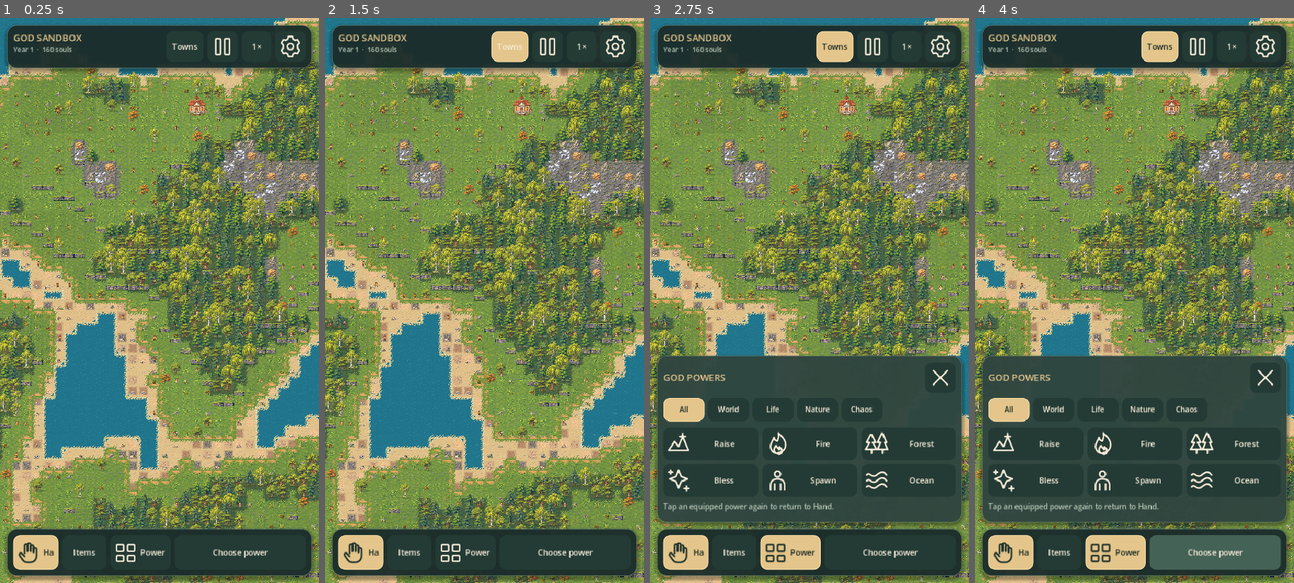
Above: before the commit, frames 1-4 (left to right).
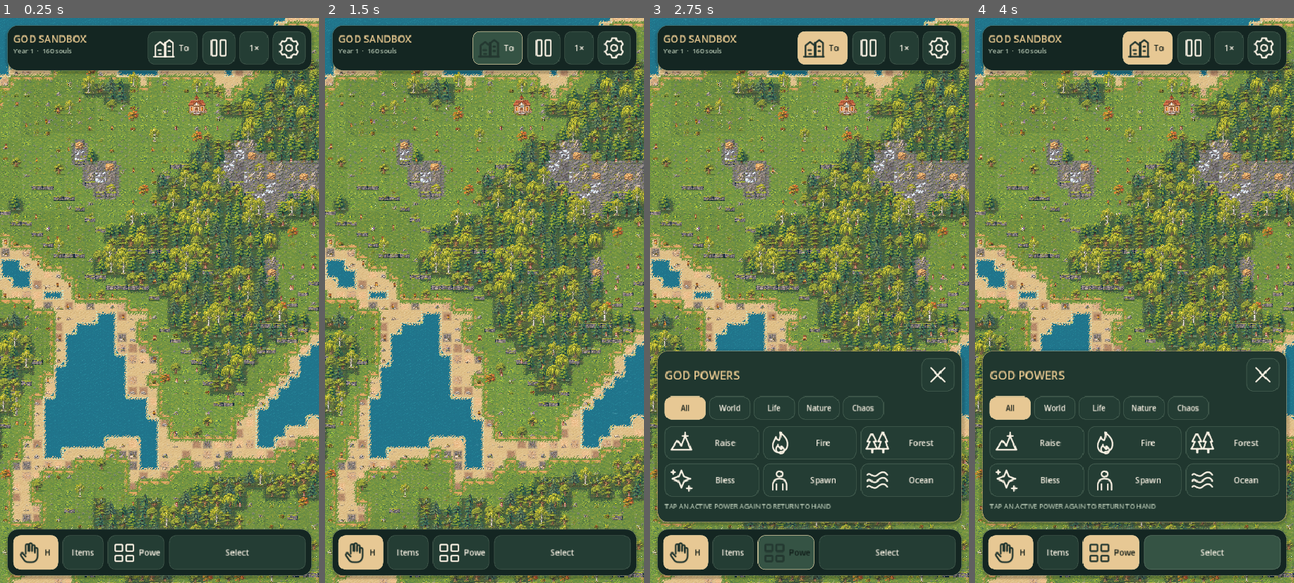
Above: after the commit, the same moments.

Repository: sebbbbrrrr/God-sandbox
Game: Godot game, scene res://scenes/world.tscn
Same seed, same stepped clock (60 frames per second), same inputs: the game is played once before the commit and once after it.
Inputs (mouse positions are in pixels of both pictures, inside the frame that each line leads up to):
- Up to frame 1 (0.25 s): no input
- Up to frame 2 (1.5 s): click "Towns" at 0.5 s; click "Items" at 1.25 s
- Up to frame 3 (2.75 s): click "Powers" at 2 s
- Up to frame 4 (4 s): click (1214, 554) at 2.75 s, where only the run before the commit has a clickable "Choose power"; click (1211, 554) at 3.5 s, where only the run after the commit has a clickable "Select"

The runs differ from the first frame. In frame 1, 2.2% of the frame differs, in the area x 1-99%, y 1-100%; in frame 2, 3.0%; in frame 3, 7.2%; in frame 4, 6.6%.

Commit message:
feat(ui): unify HUD, palette, settings and inspectors with premium materials and tap feedback

Diff:
--- a/scripts/sandbox_ui.gd
+++ b/scripts/sandbox_ui.gd
@@ -1,5 +1,7 @@
 extends CanvasLayer
 class_name GodSandboxHUD
+
+const Motion = preload("res://scripts/ui/premium_motion.gd")
 
 ## Responsive, canvas-space Android HUD. World input is owned by game.gd;
 ## interactive Controls consume their own taps and expose their visible bounds.
@@ -10,14 +12,15 @@
 signal save_pressed
 signal items_pressed
 signal civilisation_pressed
-
-const INK := Color("#172825")
-const SURFACE := Color("#1b2d2b")
-const SURFACE_RAISED := Color("#304640")
-const BORDER := Color("#647e68")
-const GOLD := Color("#e4c58b")
-const IVORY := Color("#f5ecda")
-const MUTED := Color("#b6c7b6")
+signal motion_preference_changed(reduced: bool)
+
+const INK := Color("#101c18")
+const SURFACE := Color("#162a24")
+const SURFACE_RAISED := Color("#2a4438")
+const BORDER := Color("#7b957d")
+const GOLD := Color("#ebcb91")
+const IVORY := Color("#f8f1e3")
+const MUTED := Color("#aebfac")
 const POWER_NAMES := ["Raise", "Fire", "Forest", "Bless", "Spawn", "Ocean"]
 const POWER_ICONS := ["raise", "fire", "forest", "bless", "spawn", "ocean"]
 const CATEGORIES := ["All", "World", "Life", "Nature", "Chaos"]
@@ -31,6 +34,7 @@
     "bless": "<path d='m12 2 2.6 6.5L21 11l-6.4 2.5L12 20l-2.5-6.5L3 11l6.5-2.5L12 2Z'/><path d='M20 18v5m-2.5-2.5h5M4 2v4M2 4h4'/>",
     "spawn": "<circle cx='12' cy='6' r='3'/><path d='M5 22v-5c0-4 2.8-6 7-6s7 2 7 6v5M9 16v6m6-6v6'/>",
     "ocean": "<path d='M2 7c3-4 5 4 10 0s7-4 10 0M2 13c3-4 5 4 10 0s7-4 10 0M2 19c3-4 5 4 10 0s7-4 10 0'/>",
+    "village": "<path d='M3 21V10l5-4 5 4v11M13 21V7l4-3 4 3v14M2 21h20M6 14h3m7-3h2m-2 4h2M7 18h2'/>",
     "tools": "<rect x='3' y='4' width='7' height='7' rx='1'/><rect x='14' y='4' width='7' height='7' rx='1'/><rect x='3' y='15' width='7' height='6' rx='1'/><rect x='14' y='15' width='7' height='6' rx='1'/>",
     "pause": "<rect x='5' y='4' width='5' height='16' rx='1'/><rect x='14' y='4' width='5' height='16' rx='1'/>",
     "play": "<path d='m7 4 13 8-13 8V4Z'/>",
@@ -46,6 +50,8 @@
 var current_speed := 1
 var palette_open := false
 var reduced_motion := false
+var haptics_enabled := true
+var last_haptic_at := -100
 var panel_tween: Tween
 var inspector_tween: Tween
 var icon_cache := {}
@@ -85,35 +91,19 @@
     _layout()
 
 func _panel_style(raised: bool = false) -> StyleBoxFlat:
-    var s := StyleBoxFlat.new()
-    var tint := SURFACE_RAISED if raised else SURFACE
-    tint.a = 0.96 if raised else 0.94
-    s.bg_color = tint
-    s.border_color = Color("#607c6c", 0.68)
-    s.set_border_width_all(1)
-    s.set_corner_radius_all(15)
-    s.set_content_margin_all(10)
-    s.shadow_color = Color(0.0, 0.0, 0.0, 0.28)
-    s.shadow_size = 5
-    s.shadow_offset = Vector2(0, 3)
-    return s
+    return Motion.surface(raised, 17, raised)
+
 
 func _button_style(selected: bool, hovered: bool = false) -> StyleBoxFlat:
-    var s := StyleBoxFlat.new()
-    s.bg_color = GOLD if selected else (Color("#456256") if hovered else Color("#243b35"))
-    s.set_corner_radius_all(10)
-    s.set_content_margin_all(5)
-    if selected:
-        s.border_color = Color("#ffe4ac")
-        s.set_border_width_all(1)
-    return s
+    return Motion.action(selected, hovered)
+
 
 func _icon(name: String, dark: bool = false) -> Texture2D:
     var key := name + (":dark" if dark else ":light")
     if icon_cache.has(key):
         return icon_cache[key]
     var path: String = ICON_PATHS.get(name, ICON_PATHS["tools"])
-    var stroke := "#233730" if dark else "#f5ecda"
+    var stroke := "#233730" if dark else "#f8f1e3"
     var svg := "<svg xmlns='http://www.w3.org/2000/svg' width='24' height='24' viewBox='0 0 24 24' fill='none' stroke='" + stroke + "' stroke-width='1.8' stroke-linecap='round' stroke-linejoin='round'>" + path + "</svg>"
     var img := Image.new()
     if img.load_svg_from_buffer(svg.to_utf8_buffer(), 1.5) != OK:
@@ -146,11 +136,12 @@
     b.add_theme_stylebox_override("normal", _button_style(false))
     b.add_theme_stylebox_override("hover", _button_style(false, true))
     b.add_theme_stylebox_override("pressed", _button_style(true))
-    b.add_theme_stylebox_override("focus", StyleBoxEmpty.new())
+    b.add_theme_stylebox_override("focus", Motion.action(false, true))
     b.icon_alignment = HORIZONTAL_ALIGNMENT_LEFT
     if icon_name != "":
         b.set_meta("hud_icon", icon_name)
         b.icon = _icon(icon_name)
+    Motion.attach(b, func() -> bool: return not reduced_motion)
     return b
 
 func _set_selected(button: Button, selected: bool) -> void:
@@ -162,12 +153,30 @@
         button.icon = _icon(str(button.get_meta("hud_icon")), selected)
 
 func _animate_press(button: Button) -> void:
+    if haptics_enabled and OS.has_feature("mobile"):
+        var now := Time.get_ticks_msec()
+        if now - last_haptic_at > 75:
+            last_haptic_at = now
+            Input.vibrate_handheld(9)
     if reduced_motion:
         return
-    button.pivot_offset = button.size * 0.5
-    var t := create_tween()
-    t.tween_property(button, "scale", Vector2(0.94, 0.94), 0.07)
-    t.tween_property(button, "scale", Vector2.ONE, 0.15).set_trans(Tween.TRANS_BACK).set_ease(Tween.EASE_OUT)
+    var tween := button.create_tween()
+    button.modulate = Color("#fff3dc")
+    tween.tween_property(button, "modulate", Color.WHITE, 0.18).set_trans(Tween.TRANS_SINE)
+
+
+func _settings_section(column: VBoxContainer, title: String, description: String) -> void:
+    var panel := PanelContainer.new()
+    panel.add_theme_stylebox_override("panel", Motion.tile(11))
+    column.add_child(panel)
+    var stack := VBoxContainer.new()
+    stack.add_theme_constant_override("separation", 4)
+    panel.add_child(stack)
+    stack.add_child(_label(title, 13, GOLD))
+    var details := _label(description, 11, MUTED)
+    details.autowrap_mode = TextServer.AUTOWRAP_WORD_SMART
+    stack.add_child(details)
+
 
 func _make_interface() -> void:
     root = Control.new()
@@ -187,11 +196,11 @@
     status.size_flags_horizontal = Control.SIZE_EXPAND_FILL
     status.add_theme_constant_override("separation", 0)
     top_row.add_child(status)
-    status_line = _label("GOD SANDBOX", 14, GOLD)
+    status_line = _label("GOD SANDBOX", 15, GOLD)
     caption_line = _label("Year 1  ·  0 souls", 10, MUTED)
     status.add_child(status_line)
     status.add_child(caption_line)
-    civilisation_button = _button("Towns", "", 56)
+    civilisation_button = _button("Towns", "village", 76)
     pause_button = _button("", "pause", 42)
     speed_button = _button("1×", "", 44)
     var settings_button := _button("", "settings", 42)
@@ -224,9 +233,9 @@
     dock_row.add_theme_constant_override("separation", 6)
     dock_panel.add_child(dock_row)
     hand_button = _button("Hand", "hand", 68)
-    items_button = _button("Items", "", 66)
-    palette_button = _button("Powers", "tools", 91)
-    active_button = _button("Choose power", "", 45)
+    items_button = _button("Items", "", 62)
+    palette_button = _button("Powers", "tools", 86)
+    active_button = _button("Select", "", 45)
     active_button.size_flags_horizontal = Control.SIZE_EXPAND_FILL
     dock_brush_button = _button("M", "", 43)
     for b in [hand_button, items_button, palette_button, active_button, dock_brush_button]:
@@ -271,7 +280,7 @@
     var heading := HBoxContainer.new()
     heading.add_theme_constant_override("separation", 8)
     palette_vbox.add_child(heading)
-    var palette_title := _label("GOD POWERS", 14, GOLD)
+    var palette_title := _label("GOD POWERS", 17, GOLD)
     palette_title.size_flags_horizontal = Control.SIZE_EXPAND_FILL
     heading.add_child(palette_title)
     var close_palette := _button("", "close", 34)
@@ -328,7 +337,7 @@
             _choose_brush(index)
         )
 
-    var hint := _label("Tap an equipped power again to return to Hand.", 11, MUTED)
+    var hint := _label("TAP AN ACTIVE POWER AGAIN TO RETURN TO HAND", 10, MUTED)
     palette_vbox.add_child(hint)
     palette_panel.visible = false
 
@@ -342,7 +351,7 @@
     inspector_panel.add_child(inspect_col)
     var inspect_header := HBoxContainer.new()
     inspect_col.add_child(inspect_header)
-    inspector_title = _label("INSPECT", 15, GOLD)
+    inspector_title = _label("INSPECT", 16, GOLD)
     inspector_title.size_flags_horizontal = Control.SIZE_EXPAND_FILL
     inspect_header.add_child(inspector_title)
     var close_inspector := _button("", "close", 34)
@@ -361,7 +370,7 @@
 
     modal_dim = ColorRect.new()
     modal_dim.name = "ModalDim"
-    modal_dim.color = Color(0, 0, 0, 0.44)
+    modal_dim.color = Color(0.007, 0.016, 0.012, 0.68)
     modal_dim.mouse_filter = Control.MOUSE_FILTER_STOP
     modal_dim.visible = false
     root.add_child(modal_dim)
@@ -375,7 +384,7 @@
     settings_panel.add_child(settings_col)
     var settings_head := HBoxContainer.new()
     settings_col.add_child(settings_head)
-    var settings_title := _label("SETTINGS", 17, GOLD)
+    var settings_title := _label("WORLD SETTINGS", 18, GOLD)
     settings_title.size_flags_horizontal = Control.SIZE_EXPAND_FILL
     settings_head.add_child(settings_title)
     var settings_close := _button("", "close", 38)
@@ -385,7 +394,8 @@
         _animate_press(settings_close)
         _show_settings(false)
     )
-    settings_col.add_child(_label("Your world is autosaved while you play.", 12, MUTED))
+    _settings_section(settings_col, "WORLD & PROGRESS",
+        "Your world autosaves during play. Save manually before switching worlds.")
     var save_button := _button("Save world now", "", 120)
     save_button.custom_minimum_size.y = 50
     settings_col.add_child(save_button)
@@ -394,15 +404,27 @@
         save_pressed.emit()
         save_button.text = "World saved"
     )
+    _settings_section(settings_col, "PRESENTATION",
+        "Choose responsive motion and tactile feedback for the interface.")
     motion_button = _button("Animations: On", "", 120)
     motion_button.custom_minimum_size.y = 50
     settings_col.add_child(motion_button)
     motion_button.pressed.connect(func() -> void:
+        _animate_press(motion_button)
         reduced_motion = not reduced_motion
         motion_button.text = "Animations: Off" if reduced_motion else "Animations: On"
-    )
-    settings_col.add_child(_label("Hand: drag to move. Painting: drag to draw.", 12, MUTED))
-    settings_col.add_child(_label("Two fingers: move and zoom while editing.", 12, MUTED))
+        motion_preference_changed.emit(reduced_motion)
+    )
+    var haptic_button := _button("Haptics: On", "", 120)
+    haptic_button.custom_minimum_size.y = 48
+    settings_col.add_child(haptic_button)
+    haptic_button.pressed.connect(func() -> void:
+        _animate_press(haptic_button)
+        haptics_enabled = not haptics_enabled
+        haptic_button.text = "Haptics: On" if haptics_enabled else "Haptics: Off"
+    )
+    _settings_section(settings_col, "CONTROLS",
+        "Hand: drag to explore. Powers: tap or drag to act. Two fingers: pan and zoom.")
     settings_panel.visible = false
     _rebuild_power_buttons()
     _refresh_selection()
@@ -460,7 +482,7 @@
     _set_selected(hand_button, active_power == -1)
     _set_selected(palette_button, palette_open)
     _set_selected(active_button, active_power != -1)
-    active_button.text = "Choose power" if active_power == -1 else POWER_NAMES[active_power]
+    active_button.text = "Select" if active_power == -1 else POWER_NAMES[active_power]
     if active_power >= 0:
         active_button.set_meta("hud_icon", POWER_ICONS[active_power])
         active_button.icon = _icon(POWER_ICONS[active_power], true)
@@ -623,7 +645,7 @@
     inspector_panel.position = Vector2(size_view.x - inspector_panel.size.x - 11, top_panel.position.y + 73)
     modal_dim.position = Vector2.ZERO
     modal_dim.size = size_view
-    settings_panel.size = Vector2(minf(size_view.x - 30, 360), settings_panel.get_combined_minimum_size().y)
+    settings_panel.size = Vector2(minf(size_view.x - 30, 380), minf(size_view.y - 26, settings_panel.get_combined_minimum_size().y))
     settings_panel.position = (size_view - settings_panel.size) * 0.5
 
 func blocks_world_input(point: Vector2) -> bool:
